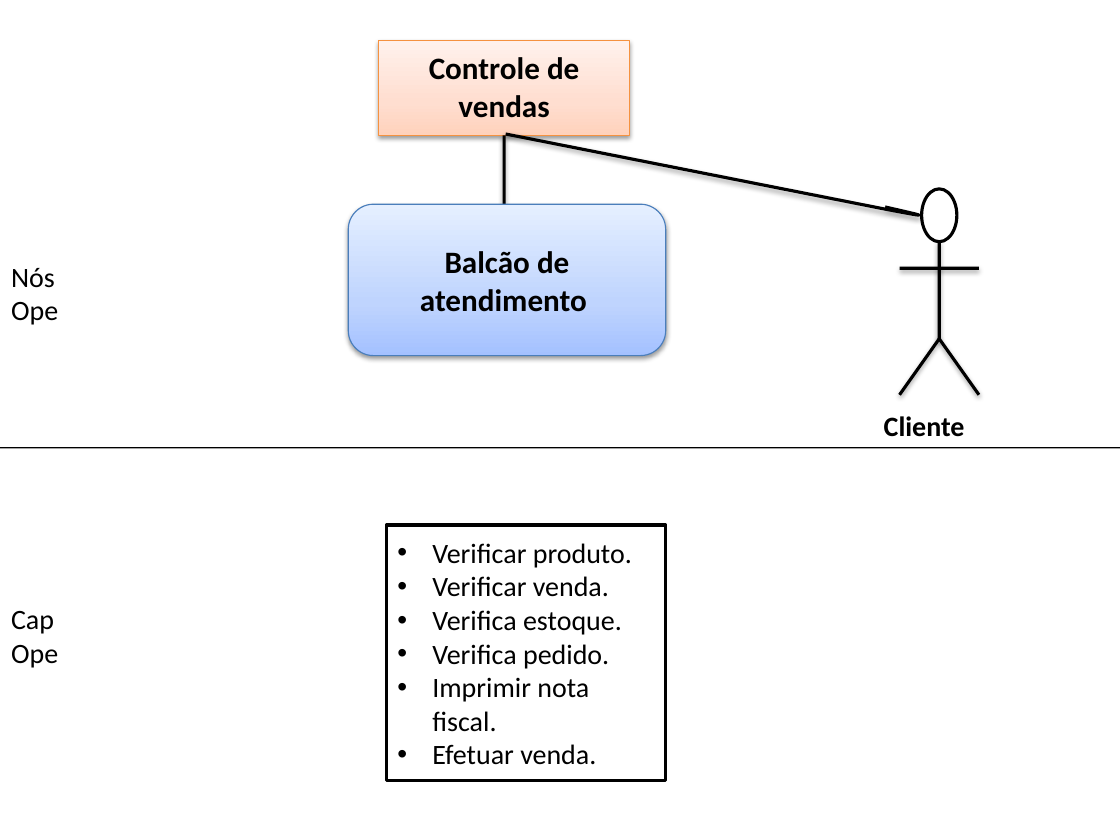
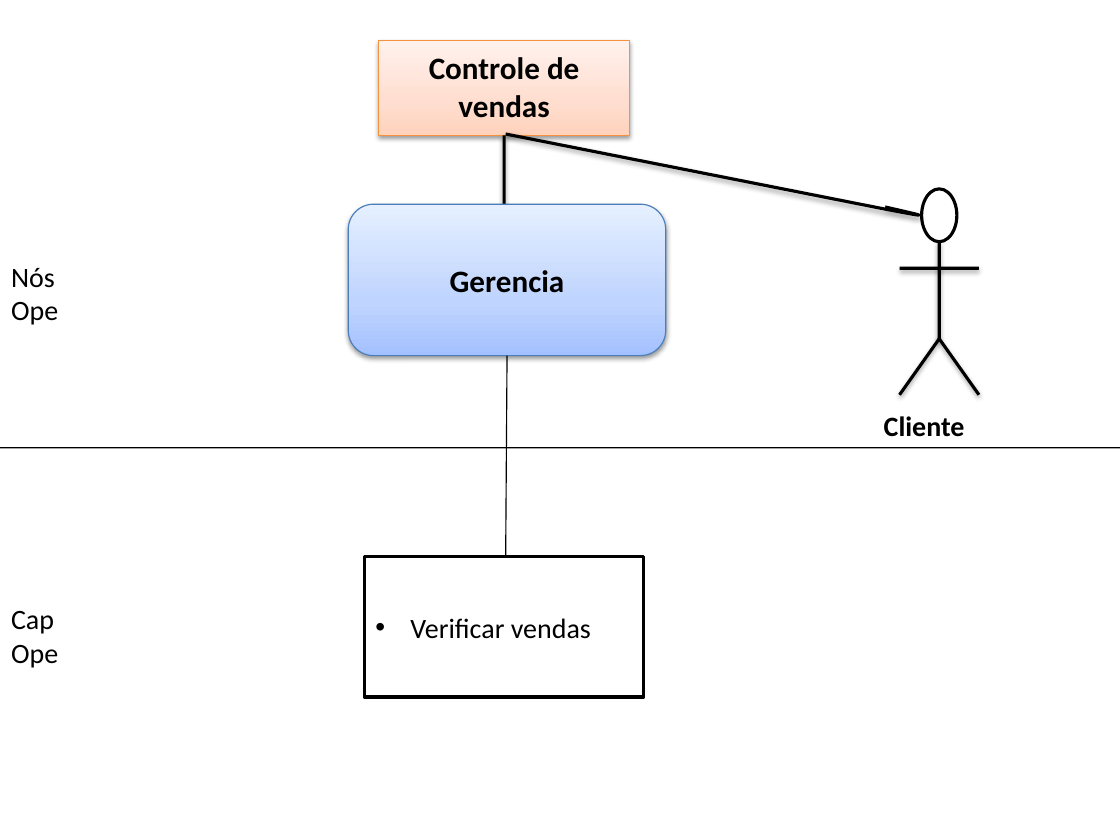
Before and after one commit to thiagobrunoalexandre/Oficina-de-Projeto-de-Empresa-1, a slide deck: slide 5 of Artefatos/15. Arquitetura de Negócio para cada Cenário (1).pptx. Drawn at 1120x840 pixels with LibreOffice and Linux fonts; fonts in the diff are those of the drawing. Boxes give left, top, right and bottom in pixels: in the first picture for what was removed or moved away, otherwise in the second. Text is boxed around its words. In the diff, an @@ line names an element or a change of style, - is before the commit and + after.

```diff
--- a/Artefatos/15. Arquitetura de Negócio para cada Cenário (1).pptx
+++ b/Artefatos/15. Arquitetura de Negócio para cada Cenário (1).pptx
@@ text in rounded rectangle at (450, 270, 565, 293): text changed @@
-Balcão de atendimento
+Gerencia
@@ line added from (507, 356) to (505, 557), #000000 0.75 pt @@
@@ rectangle "Verificar vendas": place and size @@
-rectangle "Verificar vendas" at (386, 525, 666, 781)
+rectangle "Verificar vendas" at (364, 557, 644, 697)
@@ text in rectangle at (410, 618, 591, 639): text changed @@
-• Verificar produto.
-• Verificar venda.
-• Verifica estoque.
-• Verifica pedido.
-• Imprimir nota fiscal.
-• Efetuar venda.
+• Verificar vendas
```
Also in this commit, not shown: 4 other slides changed.
